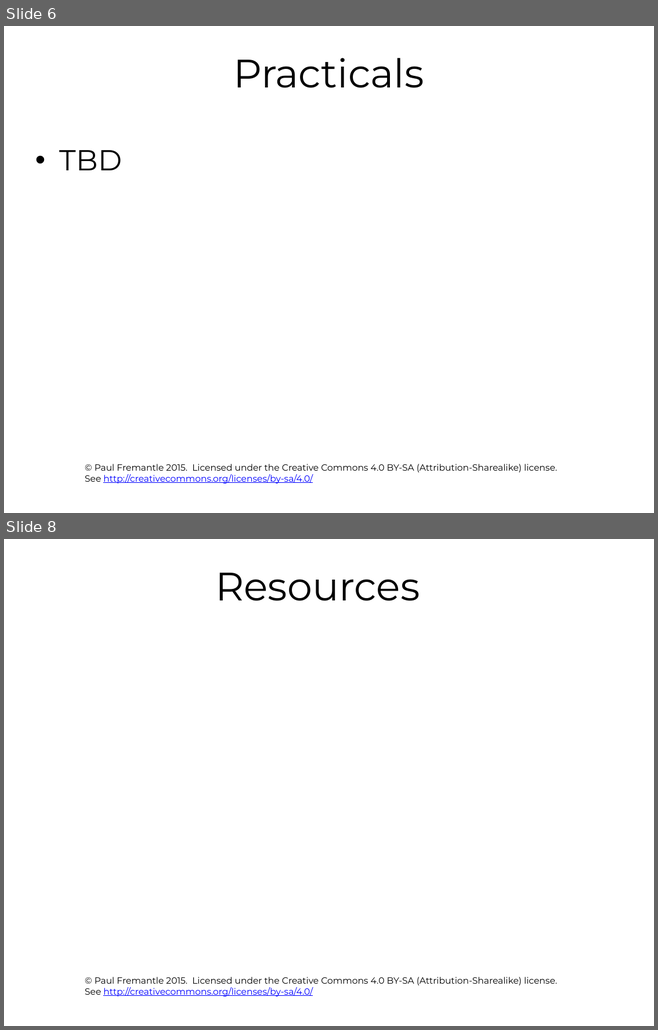
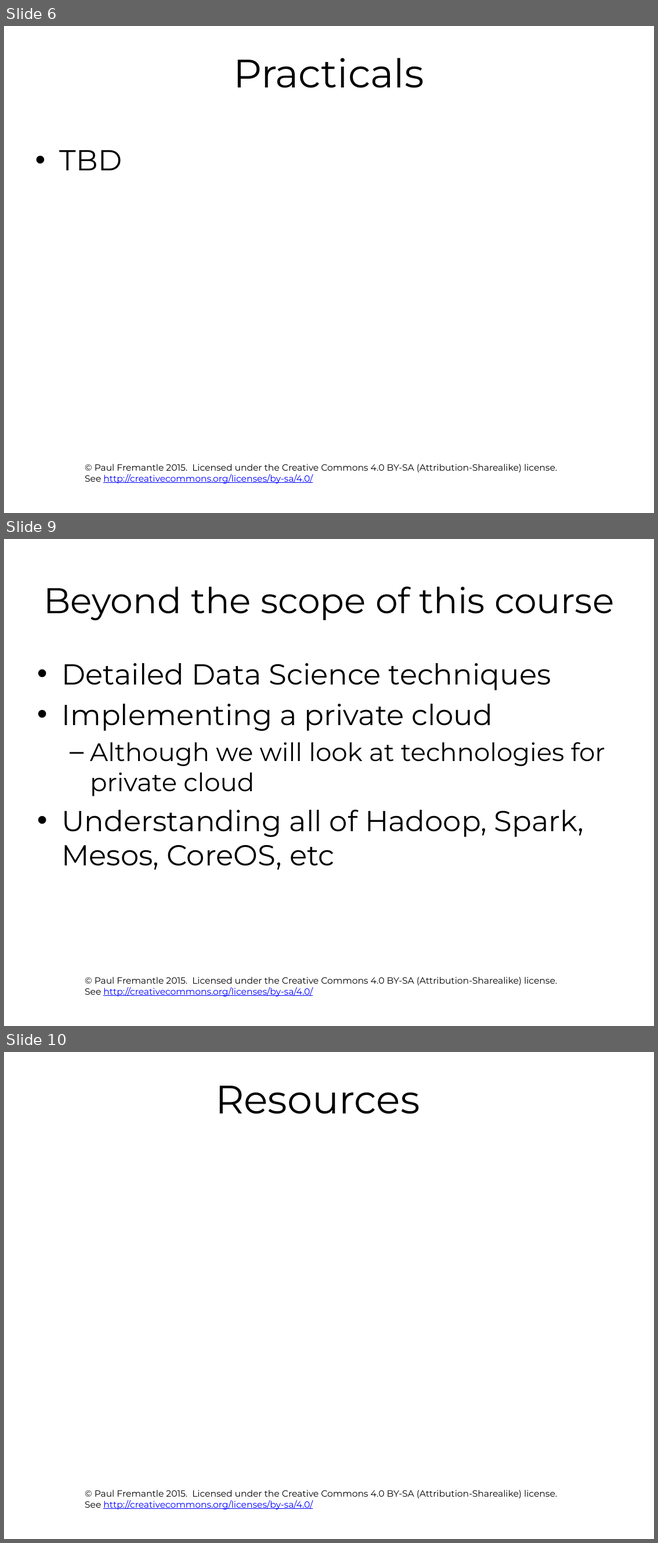
Before and after one commit to pzfreo/ox-clo, a slide deck: pres-source/00-intro.pptx. Shown one above the other, each under a label of ours: slides 6 and 8 before the commit, slides 6, 9 and 10 after it; the slides between them are not shown. The pictures are 658x1030 and 658x1543 pixels, drawn with LibreOffice and Linux fonts; fonts in the diff are those of the drawing; background and template pictures are left out. Boxes give left, top, right and bottom in pixels: in the first picture for what was removed or moved away, otherwise in the second. Text is boxed around its words. In the diff, an @@ line names an element or a change of style, - is before the commit and + after.

```diff
--- a/pres-source/00-intro.pptx
+++ b/pres-source/00-intro.pptx
@@ slide 9 added at [4, 539, 654, 1026], background #FFFFFF; not listed: 1 template element that a slide beside it also shows @@
@@ title added at [43, 587, 614, 621], 39.6 pt, text #000000 @@
+Beyond the scope of this course
@@ text added at [61, 663, 605, 870], 32 pt, text #000000 @@
+• Detailed Data Science techniques
+• Implementing a private cloud
+  – Although we will look at technologies for private cloud
+• Understanding all of Hadoop, Spark, Mesos, CoreOS, etc
@@ what was slide 8 is now slide 10 @@
```
Also in this commit, not shown: 5 slides changed, 2 other slides added, 1 slide removed, 14 other files.
